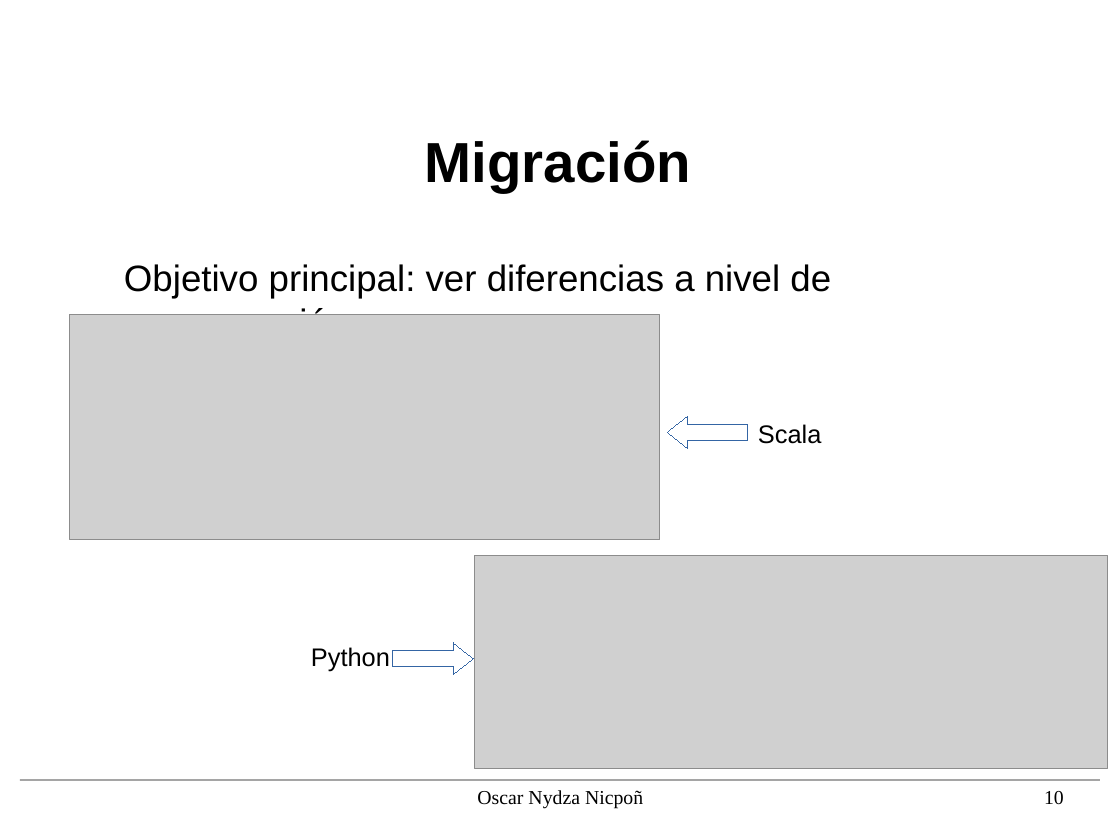
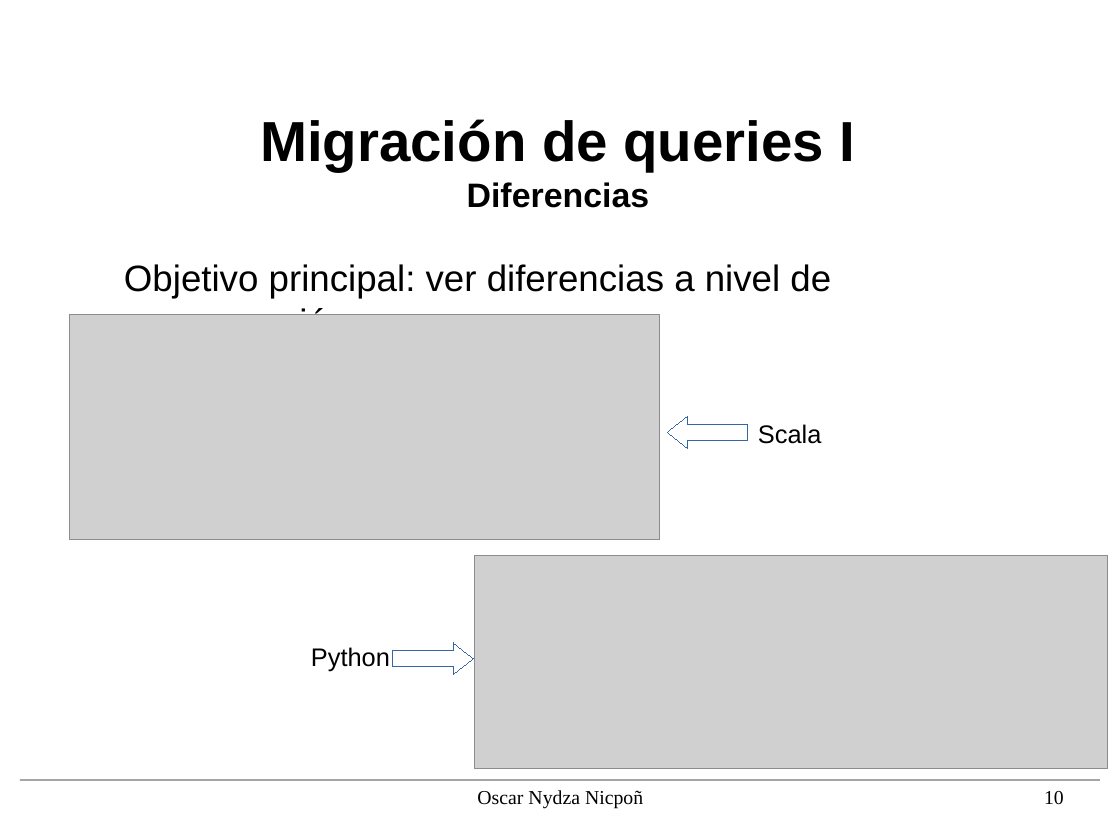
Before and after one commit to nipsn/Spark-TFG, a slide deck: slide 10 of presentacion/diapos.odp. Drawn at 1120x840 pixels with LibreOffice and Linux fonts; fonts in the diff are those of the drawing; grey boxes stand for pictures; background and template pictures are left out. Boxes give left, top, right and bottom in pixels: in the first picture for what was removed or moved away, otherwise in the second. Text is boxed around its words. In the diff, an @@ line names an element or a change of style, - is before the commit and + after.

```diff
--- a/presentacion/diapos.odp
+++ b/presentacion/diapos.odp
@@ title at (x1=260, y1=119, x2=856, y2=208): text changed @@
-Migración
+Migración de queries I
+Diferencias
```
Also in this commit, not shown: 18 other slides changed, 5 slides removed, 1 other file.
